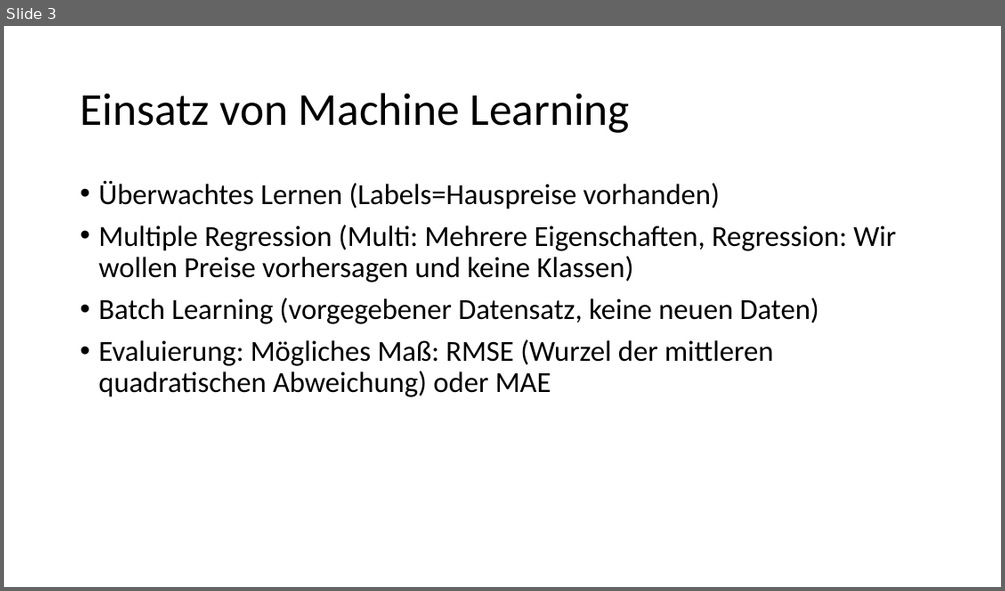
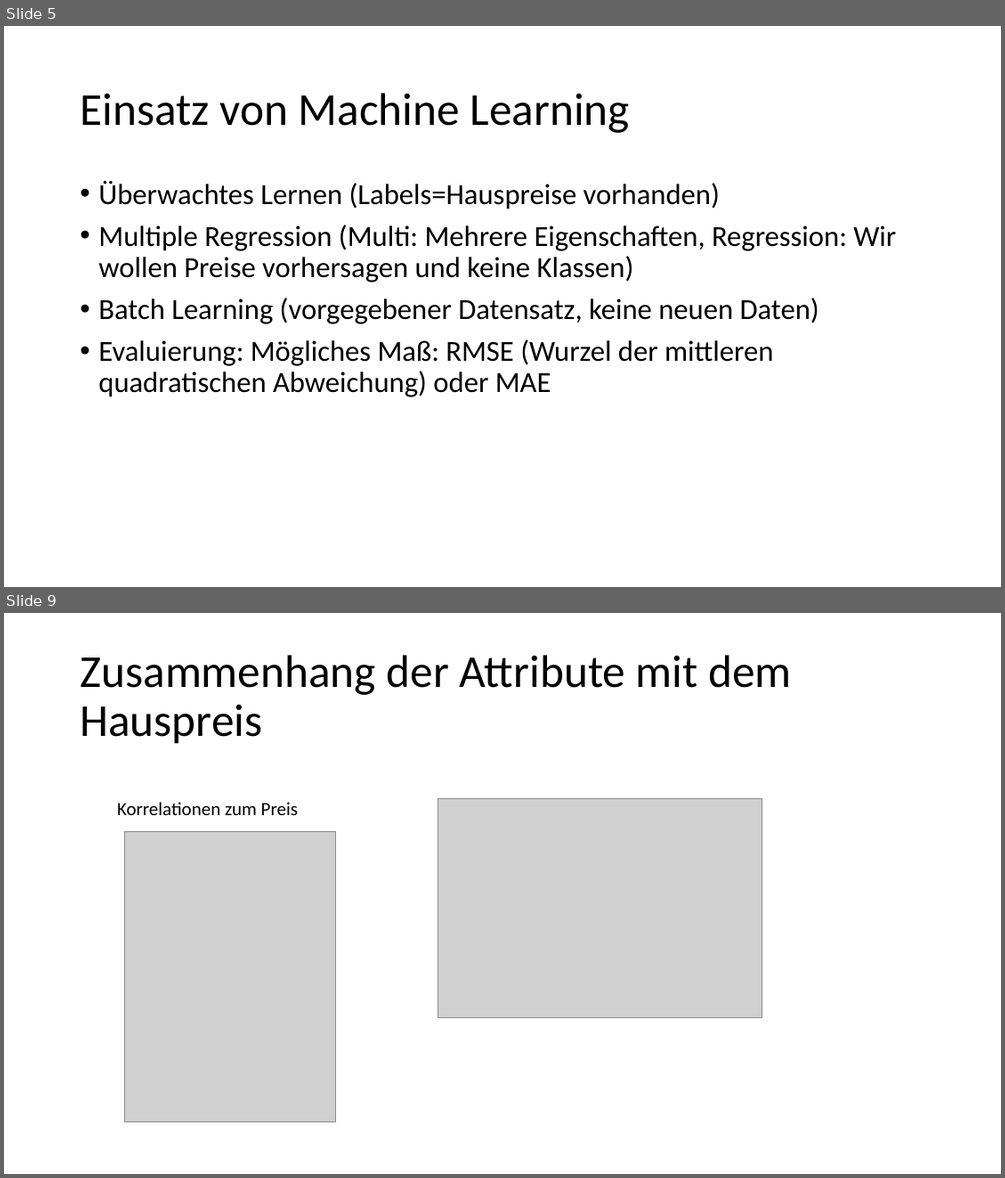
Before and after one commit to LennartFertig/DataExploration_HousePriceSeattle, a slide deck: House_Price_Prediction_Zwischenpräsentation.pptx. Shown one above the other, each under a label of ours: slide 3 before the commit, slides 5 and 9 after it; the slides between them are not shown. The pictures are 1005x591 and 1005x1178 pixels, drawn with LibreOffice and Linux fonts; fonts in the diff are those of the drawing; grey boxes stand for pictures. Boxes give left, top, right and bottom in pixels: in the first picture for what was removed or moved away, otherwise in the second. Text is boxed around its words. In the diff, an @@ line names an element or a change of style, - is before the commit and + after.

```diff
--- a/House_Price_Prediction_Zwischenpräsentation.pptx
+++ b/House_Price_Prediction_Zwischenpräsentation.pptx
@@ slide 9 added at [4,613,1001,1174], background #FFFFFF @@
@@ title added at [80,655,791,744], 44 pt, text #000000 @@
+Zusammenhang der Attribute mit dem Hauspreis
@@ picture added at [438,798,762,1018] @@
@@ text added at [117,802,298,815], 18 pt, text #000000 @@
+Korrelationen zum Preis
@@ picture added at [124,832,336,1122] @@
@@ what was slide 3 is now slide 5 @@
```
Also in this commit, not shown: 1 slide changed, 6 other slides added.
